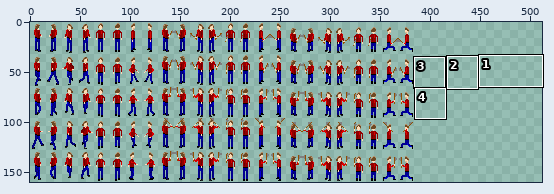
Sprite sheet, stored at textures/testVillagerSprite.png. The first picture is a wide view before the edit; the outline marks the close-up.
Close-up. Earlier state:
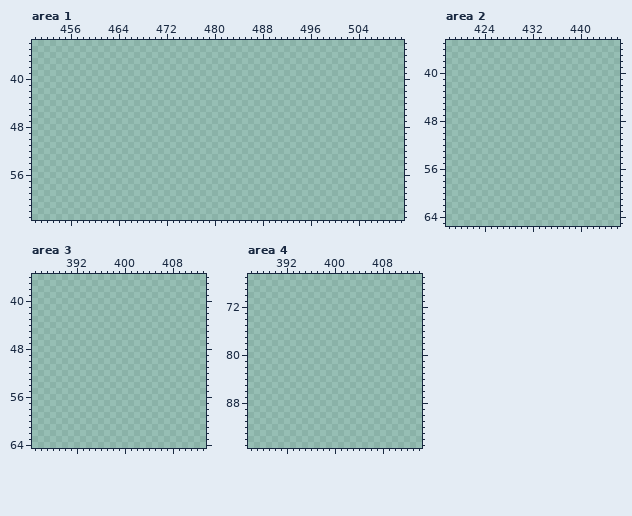
The file is 512x160 pixels. Shown: area 1: x 450..511, y 34..63; area 2: x 418..446, y 35..65; area 3: x 385..413, y 36..64; area 4: x 386..414, y 67..95. The commit also changed other parts of the picture, which this record leaves out.
After the commit:
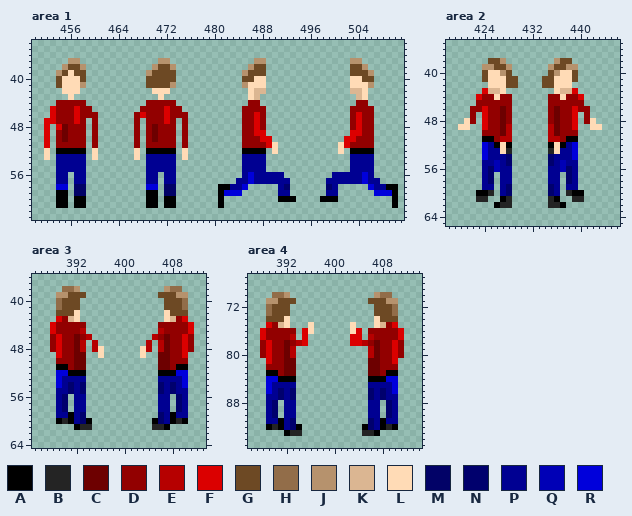
Palette (. is transparent): A #000000  B #242424  C #6d0000  D #920000  E #b60000  F #db0000  G #6d4924  H #926d49  J #b6926d  K #dbb692  L #ffdbb6  M #020267  N #00006d  P #000092  Q #0000b6  R #0000db
Change:
--- area 1
@@ x 450..511 @@
 36 ..............................................................
-37 ..............................................................
-38 ..............................................................
-39 ..............................................................
-40 ..............................................................
-41 ..............................................................
-42 ..............................................................
-43 ..............................................................
-44 ..............................................................
-45 ..............................................................
-46 ..............................................................
-47 ..............................................................
-48 ..............................................................
-49 ..............................................................
-50 ..............................................................
-51 ..............................................................
-52 ..............................................................
-53 ..............................................................
-54 ..............................................................
-55 ..............................................................
-56 ..............................................................
-57 ..............................................................
-58 ..............................................................
-59 ..............................................................
-60 ..............................................................
-61 ..............................................................
+37 ......JJ.............JJ..............JJ..............JJ.......
+38 .....JGGJ...........JGGJ............JGG..............GGJ......
+39 ....JGLGG..........JGGGG...........JGGG..............GGGJ.....
+40 ....GLLLG..........GGGGG...........GGLL..............LLGG.....
+41 ....GLLLJ..........GGGGJ...........JLLL..............LLLJ.....
+42 .....LLL............LLL.............LKK..............KKL......
+43 ......L..............L..............LK................KL......
+44 ....DDDDD..........DDDDD............DD................DD......
+45 ...FDDDFDD........DDDDFDD..........DDDD..............DDDD.....
+46 ...FDDDFDDD......DFDDDFDDD.........DDFD..............DFDD.....
+47 ..FFDDDFD.D......D.DDDFD.D.........DDFD..............DFDD.....
+48 ..F.FCDDD.D......D.DCDDD.D.........DDFD..............DFDD.....
+49 ..F.DCDDD.D......D.DCDDD.D.........DDFF..............FFDD.....
+50 ..F.DCDDD.D......D.DCDDD.D.........DDDFF............FFDDD.....
+51 ..F.DDDDD.D......D.DDDDD.D.........DDDDFL..........LFDDDD.....
+52 ..L.AAAAA.L......L.AAAAA.L.........AAAA.L..........L.AAAA.....
+53 ..L.PPPPP.L......L.PPPPP.L.........PPPP..............PPPP.....
+54 ....PPPPP..........PPPPP...........PPPP..............PPPP.....
+55 ....PPPPP..........PPPPP...........PPPP..............PPPP.....
+56 ....PP.PP..........PP.PP...........PRPPPPP........PPPPPRP.....
+57 ....PP.PP..........PP.PP..........PPRPPPPPP......PPPPPPRPP....
+58 ....RR.MM..........RR.MM.......AAPPR.....PN......NP.....RPPAA.
+59 ....AA.MM..........AA.MM.......ARRR......PP......PP......RRRA.
+60 ....AA.AA..........AA.AA.......A.........AAA....AAA.........A.
+61 ....AA.AA..........AA.AA.......A............................A.
 62 ..............................................................
--- area 2
@@ x 418..446 @@
 37 .............................
-38 .............................
-39 .............................
-40 .............................
-41 .............................
-42 .............................
-43 .............................
-44 .............................
-45 .............................
-46 .............................
-47 .............................
-48 .............................
-49 .............................
-50 .............................
-51 .............................
-52 .............................
-53 .............................
-54 .............................
-55 .............................
-56 .............................
-57 .............................
-58 .............................
-59 .............................
-60 .............................
-61 .............................
-62 .............................
+38 .......GGJ........JGG........
+39 ......JJGGJ......JGGJJ.......
+40 ......GLLJG......GJLLG.......
+41 ......GLLLGG....GGLLLG.......
+42 .......LLLGG....GGLLL........
+43 ......FKKL........LKKF.......
+44 .....FDDLDD......DDLDDF......
+45 .....DDDDDD......DDDDDD......
+46 ....DDFDDCD......DCDDFDD.....
+47 ....D.FDDCD......DCDDF.D.....
+48 ...LD.FDDCD......DCDDF.DL....
+49 ..LL..FDDCE......ECDDF..LL...
+50 ......DDDCE......ECDDD.......
+51 ......AADEE......EEDAA.......
+52 ......RPALA......ALAPR.......
+53 ......RPPLB......BLPPR.......
+54 ......RPPPN......NPPPR.......
+55 ......PPQPN......NPQPP.......
+56 ......PNQPP......PPQNP.......
+57 ......PN.PP......PP.NP.......
+58 ......PN.PP......PP.NP.......
+59 ......PP.PN......NP.PP.......
+60 .....AAB.PN......NP.BAA......
+61 .....BB..AB......BA..BB......
+62 ........ABB......BBA.........
 63 .............................
--- area 3
@@ x 385..413 @@
 37 .............................
-38 .............................
-39 .............................
-40 .............................
-41 .............................
-42 .............................
-43 .............................
-44 .............................
-45 .............................
-46 .............................
-47 .............................
-48 .............................
-49 .............................
-50 .............................
-51 .............................
-52 .............................
-53 .............................
-54 .............................
-55 .............................
-56 .............................
-57 .............................
-58 .............................
-59 .............................
-60 .............................
-61 .............................
+38 .....HHJ..............JHH....
+39 ....JJGGG............GGGJJ...
+40 ....HGGG..............GGGH...
+41 ....HGGG..............GGGH...
+42 ....GGGL..............LGGG...
+43 ....FDKL..............LKDF...
+44 ...FDDDDD............DDDDDF..
+45 ...FDDDDE............EDDDDF..
+46 ...DFDDCDE..........EDCDDFD..
+47 ...DFDDCE.E........E.ECDDFD..
+48 ...DFDDCE.EL......LE.ECDDFD..
+49 ....FDDCC..L......L..CCDDF...
+50 ....DDDCC............CCDDD...
+51 ....AADCC............CCDAA...
+52 ....RRAAA............AAARR...
+53 ....RPPPP............PPPPR...
+54 ....RPNPN............NPNPR...
+55 ....PPNPN............NPNPP...
+56 ....PN.PP............PP.NP...
+57 ....PN.PP............PP.NP...
+58 ....PN.PP............PP.NP...
+59 ....PPAPN............NPAPP...
+60 ....ABAPNA..........ANPABA...
+61 .......ABB..........BBA......
 62 .............................
--- area 4
@@ x 386..414 @@
 69 .............................
-70 .............................
-71 .............................
-72 .............................
-73 .............................
-74 .............................
-75 .............................
-76 .............................
-77 .............................
-78 .............................
-79 .............................
-80 .............................
-81 .............................
-82 .............................
-83 .............................
-84 .............................
-85 .............................
-86 .............................
-87 .............................
-88 .............................
-89 .............................
-90 .............................
-91 .............................
-92 .............................
-93 .............................
+70 ....HHJ..............JHH.....
+71 ...JJGGG............GGGJJ....
+72 ...HGGG..............GGGH....
+73 ...HGGG..............GGGH....
+74 ...GGGL..............LGGG....
+75 ...FDKL...L......L...LKDF....
+76 ..FDDDDD.FL......LF.DDDDDF...
+77 ..FDDDDE.F.......FF.EDDDDF...
+78 ..DFDDCDEF.......FFEDCDDFD...
+79 ..DFDDCE............ECDDFD...
+80 ..DFDDCE............ECDDFD...
+81 ...FDDCC............CCDDF....
+82 ...DDDCC............CCDDD....
+83 ...AADCC............CCDAA....
+84 ...RRAAA............AAARR....
+85 ...RPPPP............PPPPR....
+86 ...RPNPN............NPNPR....
+87 ...PPNPN............NPNPP....
+88 ...PN.PP............PP.NP....
+89 ...PN.PP............PP.NP....
+90 ...PN.PP............PP.NP....
+91 ...PPAPN............NPAPP....
+92 ...ABAPNA..........ANPABA....
+93 ......ABB..........BBA.......
 94 .............................
